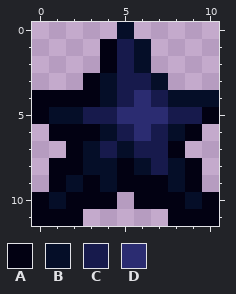
Pixel-art sprite -- Assets/Textures/UI/ResourceOverlays/SoTUMana.png. The picture above was drawn from the file before the commit.
The file is 22x24 pixels, drawn in blocks of 2x2; one block is one cell here.
Palette (. is transparent): A #020112  B #050e28  C #171a4c  D #2b2c71
Pixels before, first column x 0:
 0 .....B.....
 1 ....ACB....
 2 ....ACB....
 3 ...ABCCB...
 4 AAAABCDCBBB
 5 ABBCCDDDCCA
 6 .AAABCDCBA.
 7 ..ABCBCCA..
 8 .AABBABCBA.
 9 .ABABAAABA.
10 ABAAA.AAABA
11 AAA.....AAA
The same view after the edit:
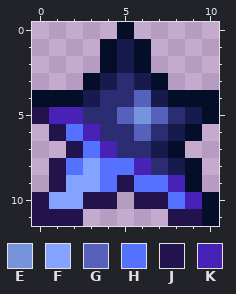
Colours new in this view: E #7694dc  F #83a3ff  G #5561ba  H #5571ff  J #22134d  K #4822b6
From old to new:
Changed rows in their new state; - is an unchanged pixel.
first column x 0:
 1 ----B------
 2 ----B------
 3 ---BCD-----
 4 BBBCDDG----
 5 JKKDDGEGD-B
 6 -JHKDDGDCB-
 7 --JHKDD-B--
 8 -JHFHHKDCB-
 9 -JFFHJHHKB-
10 JFFJJ-JJHKB
11 JJJ-----JJB
Pixel boxes of the changes (left, top, right, bottom) in both pictures:
changed: (32, 39, 219, 226)
